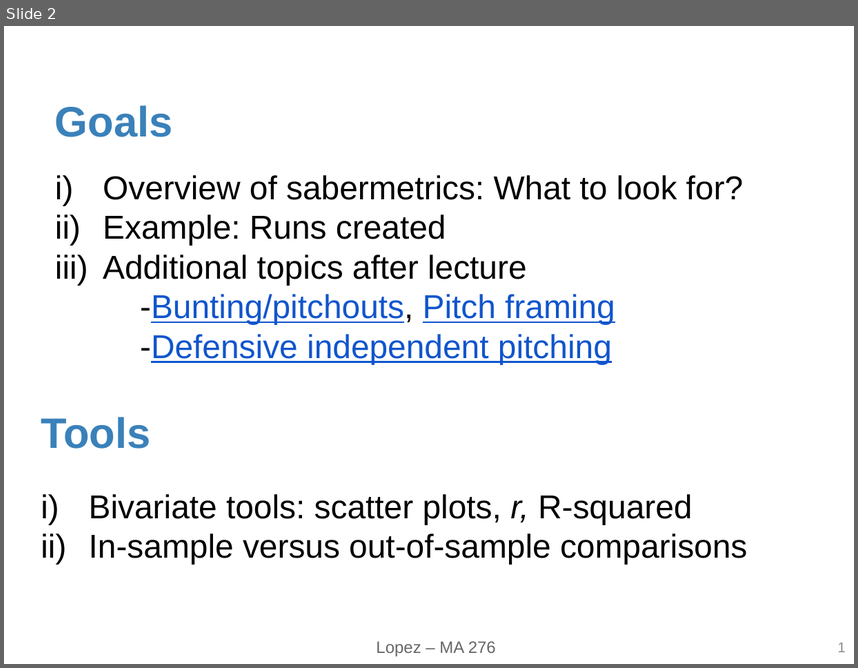
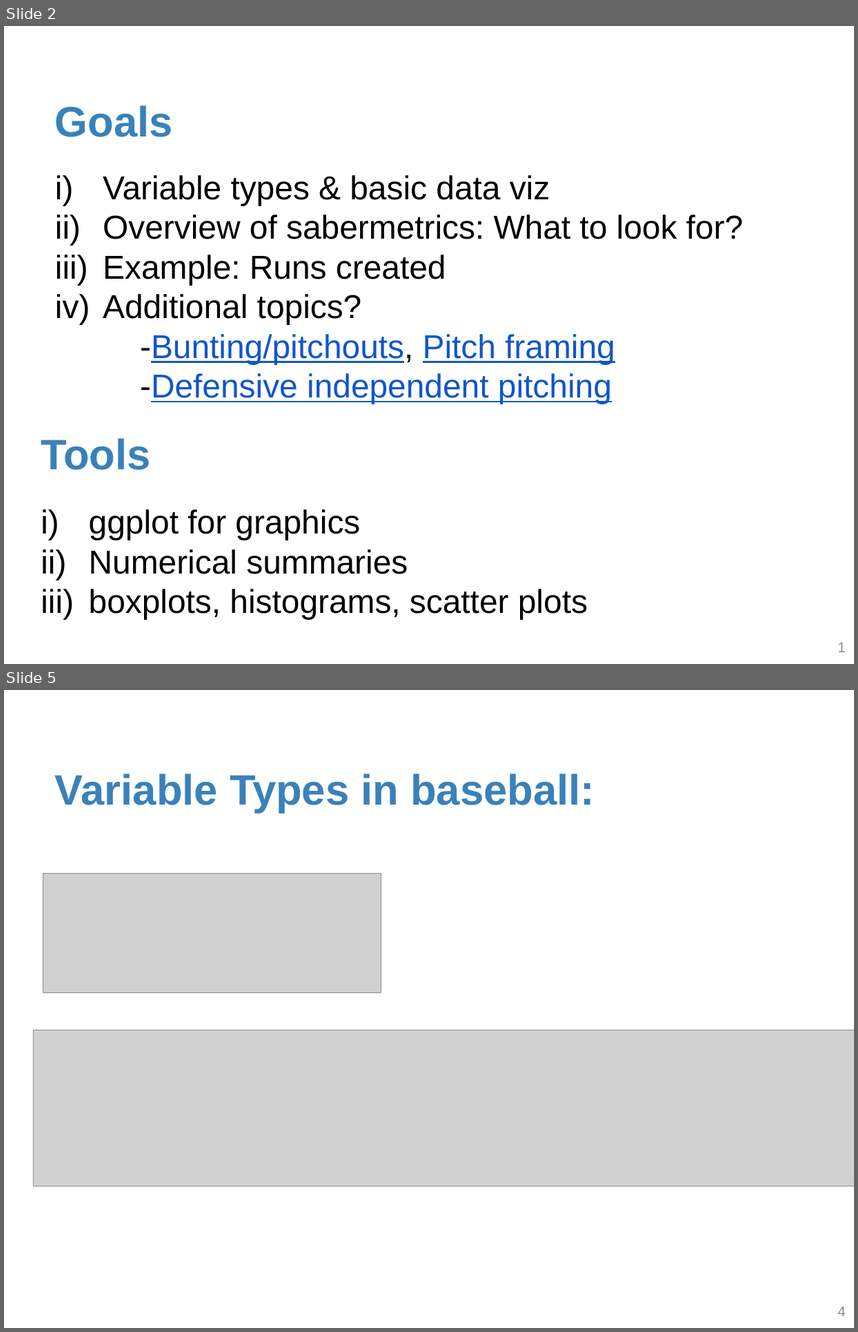
Before and after one commit to statsbylopez/FYE_18, a slide deck: Notes/lecture2.pptx. Shown one above the other, each under a label of ours: slide 2 before the commit, slides 2 and 5 after it; the slides between them are not shown. The pictures are 858x668 and 858x1332 pixels, drawn with LibreOffice and Linux fonts; fonts in the diff are those of the drawing; grey boxes stand for pictures. Boxes give left, top, right and bottom in pixels: in the first picture for what was removed or moved away, otherwise in the second. Text is boxed around its words. In the diff, an @@ line names an element or a change of style, - is before the commit and + after.

```diff
--- a/Notes/lecture2.pptx
+++ b/Notes/lecture2.pptx
@@ slide 5 added at (4, 690, 854, 1328), background #FFFFFF @@
@@ title added at (55, 773, 595, 813), 36 pt, text #3A81BA, bold @@
+Variable Types in baseball:
@@ picture added at (43, 874, 381, 993) @@
@@ picture added at (33, 1030, 854, 1185) @@
@@ page number added at (838, 1306, 845, 1316), 12 pt, text #8C8C8C @@
+4
@@ slide 2 changed as well @@
@@ text at (103, 175, 550, 205): paragraph added @@
+i) Variable types & basic data viz
@@ text at (103, 294, 362, 324): text changed @@
-iii) Additional topics after lecture
+iv) Additional topics?
@@ text "Tools": place and size @@
-text "Tools" at (41, 417, 150, 448)
+text "Tools" at (41, 438, 150, 470)
@@ text at (89, 509, 588, 619): text changed @@
-i) Bivariate tools: scatter plots, r, R-squared
-ii) In-sample versus out-of-sample comparisons
+i) ggplot for graphics
+ii) Numerical summaries
+iii) boxplots, histograms, scatter plots
@@ text removed at (376, 641, 496, 656) @@
-Lopez – MA 276
```
Also in this commit, not shown: 6 other slides changed, 16 other slides added, 18 slides removed.
